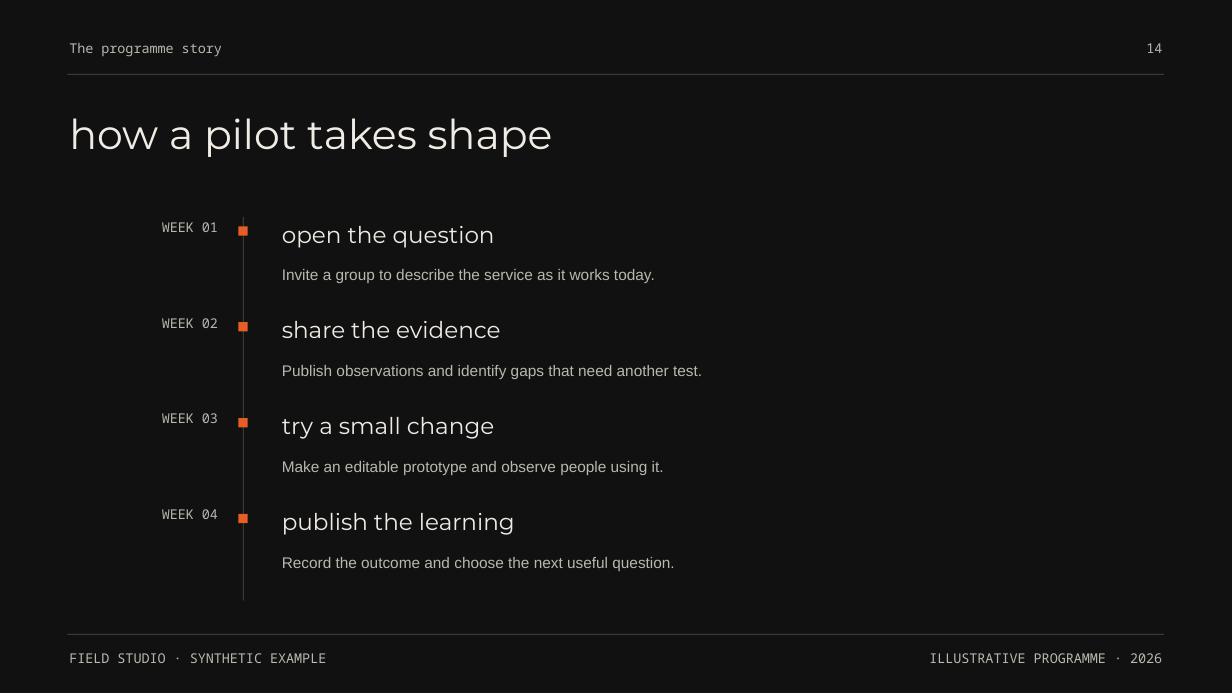
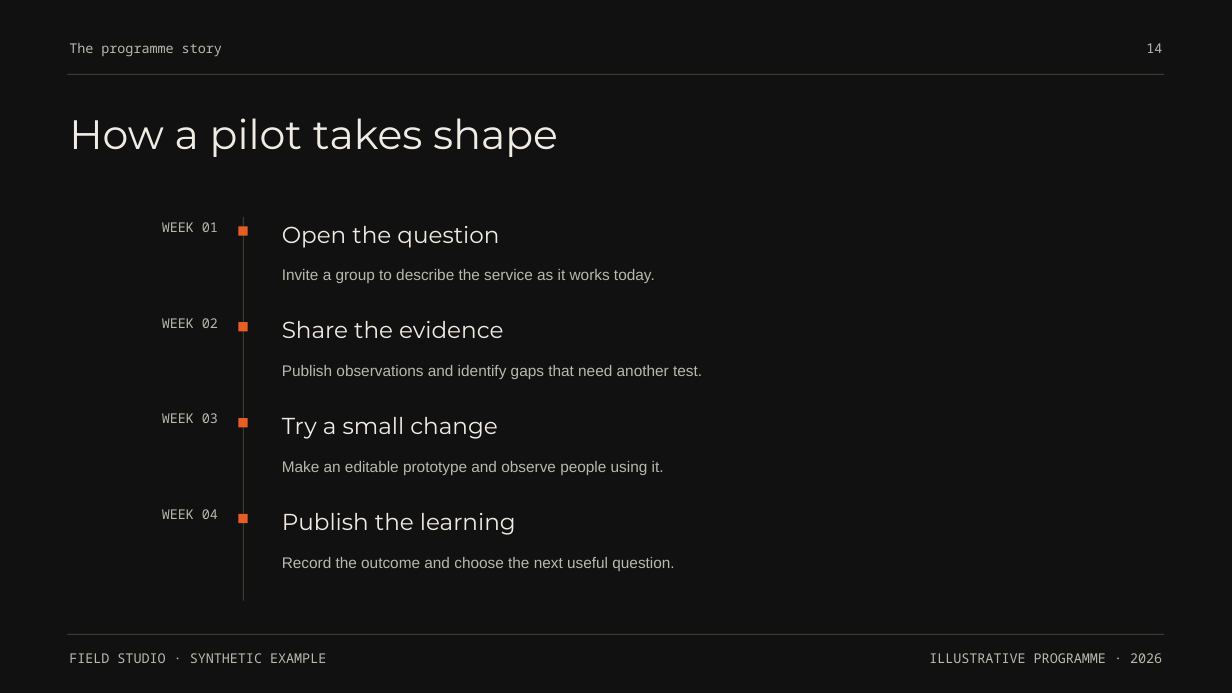
Before and after one commit to hustcer/pptx-nova, a slide deck: slide 14 of pptx-nova/assets/examples/broadside/deck.pptx. Drawn at 1232x693 pixels with LibreOffice and Linux fonts; fonts in the diff are those of the drawing. Boxes give left, top, right and bottom in pixels: in the first picture for what was removed or moved away, otherwise in the second. Text is boxed around its words. In the diff, an @@ line names an element or a change of style, - is before the commit and + after.

```diff
--- a/pptx-nova/assets/examples/broadside/deck.pptx
+++ b/pptx-nova/assets/examples/broadside/deck.pptx
@@ text at (x1=69, y1=118, x2=558, y2=157): text changed @@
-how a pilot takes shape
+How a pilot takes shape
@@ text at (x1=282, y1=226, x2=499, y2=248): text changed @@
-open the question
+Open the question
@@ text at (x1=282, y1=321, x2=503, y2=338): text changed @@
-share the evidence
+Share the evidence
@@ text at (x1=282, y1=417, x2=497, y2=439): text changed @@
-try a small change
+Try a small change
@@ text at (x1=282, y1=513, x2=516, y2=535): text changed @@
-publish the learning
+Publish the learning
```
Also in this commit, not shown: 9 other slides changed, 14 other files.
